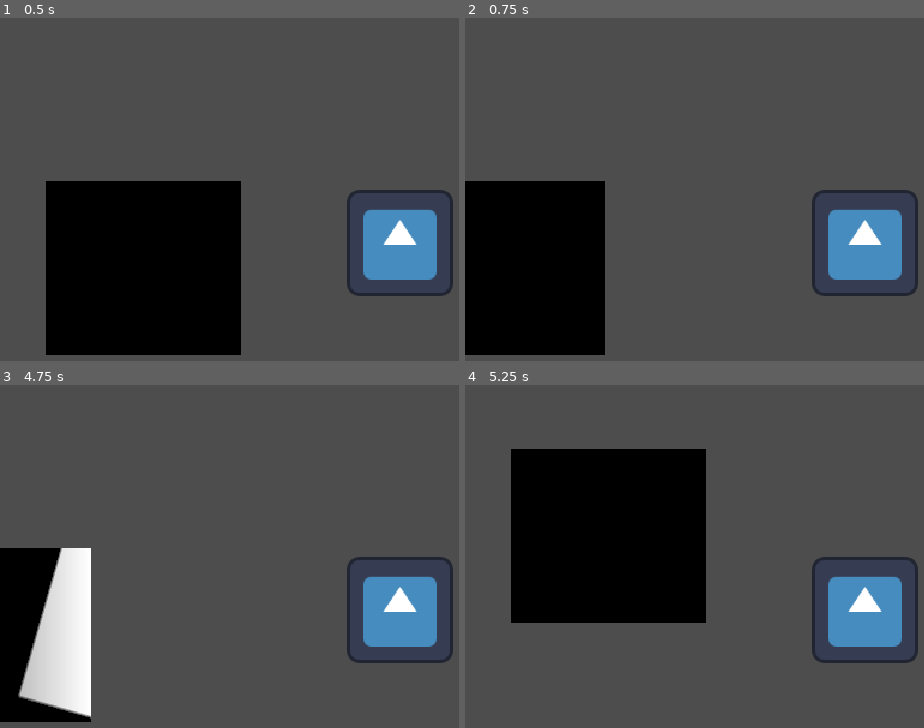
Above: before the commit, frames 1-4 (two rows, left to right).
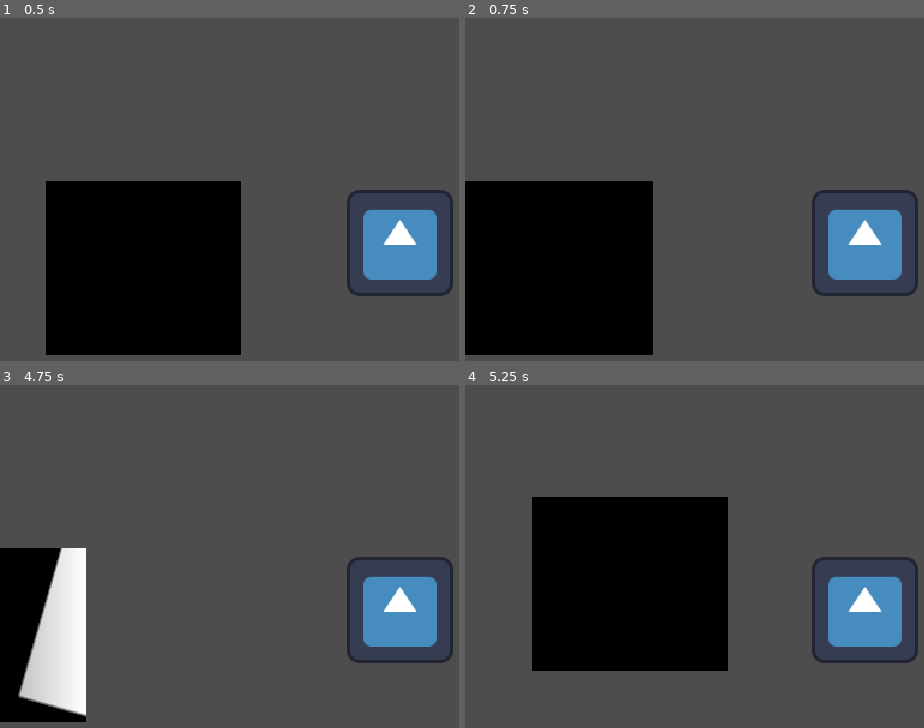
Above: after the commit, the same moments.

Repository: ygda-org/brackeys-26.2
Game: Godot game, scene res://level.tscn
Same seed, same stepped clock (60 frames per second), same inputs: the game is played once before the commit and once after it. The project has no main scene, so this scene is started directly. The engine's default icon, where the game draws it, is replaced by a stand-in: a white triangle on a blue panel in a dark square. Sound files missing from this copy of the repository are replaced by a short silence.
Inputs (mouse positions are in pixels of both pictures, inside the frame that each line leads up to):
- Up to frame 1 (0.5 s): no input
- Up to frame 2 (0.75 s): tap Enter at 0.5 s; move the mouse to (outside the picture) at 0.52 s; hold D (right) from 0.53 s (still down); click (outside the picture) at 0.6 s
- Up to frame 3 (4.75 s): move the mouse to (238, 631) at 1.27 s; release D (right) at 1.28 s; hold S (down) 1.28-2.03 s; click (238, 631) at 1.35 s; tap Space at 2, 3.5 s; move the mouse to (outside the picture) at 2.02 s; hold D (right) 2.03-2.78 s; click (outside the picture) at 2.1 s; tap Enter at 2.75, 4.25 s; move the mouse to (358, 700) at 2.77 s; hold W (up) 2.78-3.53 s; click (358, 700) at 2.85 s; move the mouse to (outside the picture) at 3.52 s; hold A (left) from 3.53 s (still down); click (outside the picture) at 3.6 s; move the mouse to (160, 542) at 4.27 s; click (160, 542) at 4.35 s
- Up to frame 4 (5.25 s): move the mouse to (905, 611) at 5.02 s; release A (left) at 5.03 s; hold S (down) from 5.03 s (still down); click (905, 611) at 5.1 s

Frame 1 is identical in both runs. In frame 2, 5.3% of the frame differs, in the area x 30-41%, y 47-99%; in frame 3, 0.6%; in frame 4, 15%, in the area x 10-58%, y 18-84%.

Commit message:
fun player movement

Diff:
--- a/player/player.gd
+++ b/player/player.gd
@@ -1,9 +1,27 @@
 extends CharacterBody2D
 
 const MAX_SPEED = 600
+const ACCELERATION = 3000
+const DECELERATION = 5000
+@export var acceleration_curve: Curve
 
 func _physics_process(delta):
+	if Input.is_action_just_pressed("punch"):
+		$PunchHitbox.monitoring = true
+		get_tree().create_timer(0.25).timeout.connect($PunchHitbox.set.bind("monitoring", false))
 	var dir = Input.get_vector("left", "right", "up", "down")
-	velocity = dir * MAX_SPEED
+	if dir.x:
+		velocity.x = move_toward(velocity.x, dir.x * MAX_SPEED, ACCELERATION * delta * acceleration_curve.sample(abs(velocity.x)/MAX_SPEED))
+		if dir.x * velocity.x < 0:
+			velocity.x = move_toward(velocity.x, 0.0, DECELERATION * delta)
+	else:
+		velocity.x = move_toward(velocity.x, 0.0, DECELERATION * delta)
+	if dir.y:
+		velocity.y = move_toward(velocity.y, dir.y * MAX_SPEED, ACCELERATION * delta * acceleration_curve.sample(abs(velocity.y)/MAX_SPEED))
+		if dir.y * velocity.y < 0:
+			velocity.y = move_toward(velocity.y, 0.0, DECELERATION * delta)
+	else:
+		velocity.y = move_toward(velocity.y, 0.0, DECELERATION * delta)
 	move_and_slide()
 	$VisionArm.look_at(get_global_mouse_position())
+	$PunchHitbox.look_at(get_global_mouse_position())
--- a/player/player.tscn
+++ b/player/player.tscn
@@ -2,6 +2,10 @@
 
 [ext_resource type="Texture2D" uid="uid://cyvogp1u546nc" path="res://assets/icon.svg" id="1_oul6g"]
 [ext_resource type="Script" uid="uid://b3d3vaf1vcmw4" path="res://player/player.gd" id="1_rkbax"]
+
+[sub_resource type="Curve" id="Curve_u52ul"]
+_data = [Vector2(0, 1), 0.0, 0.0, 0, 0, Vector2(1, 0.6846153), -0.80448663, 0.0, 0, 0]
+point_count = 2
 
 [sub_resource type="CircleShape2D" id="CircleShape2D_bbl4g"]
 radius = 61.0
@@ -15,8 +19,12 @@
 [sub_resource type="GradientTexture2D" id="GradientTexture2D_g1dw6"]
 gradient = SubResource("Gradient_rkbax")
 
+[sub_resource type="RectangleShape2D" id="RectangleShape2D_rkbax"]
+size = Vector2(124, 41)
+
 [node name="Player" type="CharacterBody2D" unique_id=1482995803]
 script = ExtResource("1_rkbax")
+acceleration_curve = SubResource("Curve_u52ul")
 
 [node name="CollisionShape2D" type="CollisionShape2D" parent="." unique_id=1614029055]
 shape = SubResource("CircleShape2D_bbl4g")
@@ -33,3 +41,11 @@
 position = Vector2(237, -9.500015)
 scale = Vector2(5.46875, 6.8281245)
 texture = SubResource("GradientTexture2D_g1dw6")
+
+[node name="PunchHitbox" type="Area2D" parent="." unique_id=603627785]
+monitoring = false
+monitorable = false
+
+[node name="CollisionShape2D" type="CollisionShape2D" parent="PunchHitbox" unique_id=1732708328]
+position = Vector2(124, 26)
+shape = SubResource("RectangleShape2D_rkbax")
--- a/project.godot
+++ b/project.godot
@@ -48,6 +48,11 @@
 "events": [Object(InputEventKey,"resource_local_to_scene":false,"resource_name":"","device":-1,"window_id":0,"alt_press …(192 unchanged characters)…
 ]
 }
+punch={
+"deadzone": 0.2,
+"events": [Object(InputEventMouseButton,"resource_local_to_scene":false,"resource_name":"","device":-1,"window_id":0,"alt_pressed":false,"shift_pressed":false,"ctrl_pressed":false,"meta_pressed":false,"button_mask":0,"position":Vector2(0, 0),"global_position":Vector2(0, 0),"factor":1.0,"button_index":1,"canceled":false,"pressed":false,"double_click":false,"script":null)
+]
+}
 
 [physics]
 
